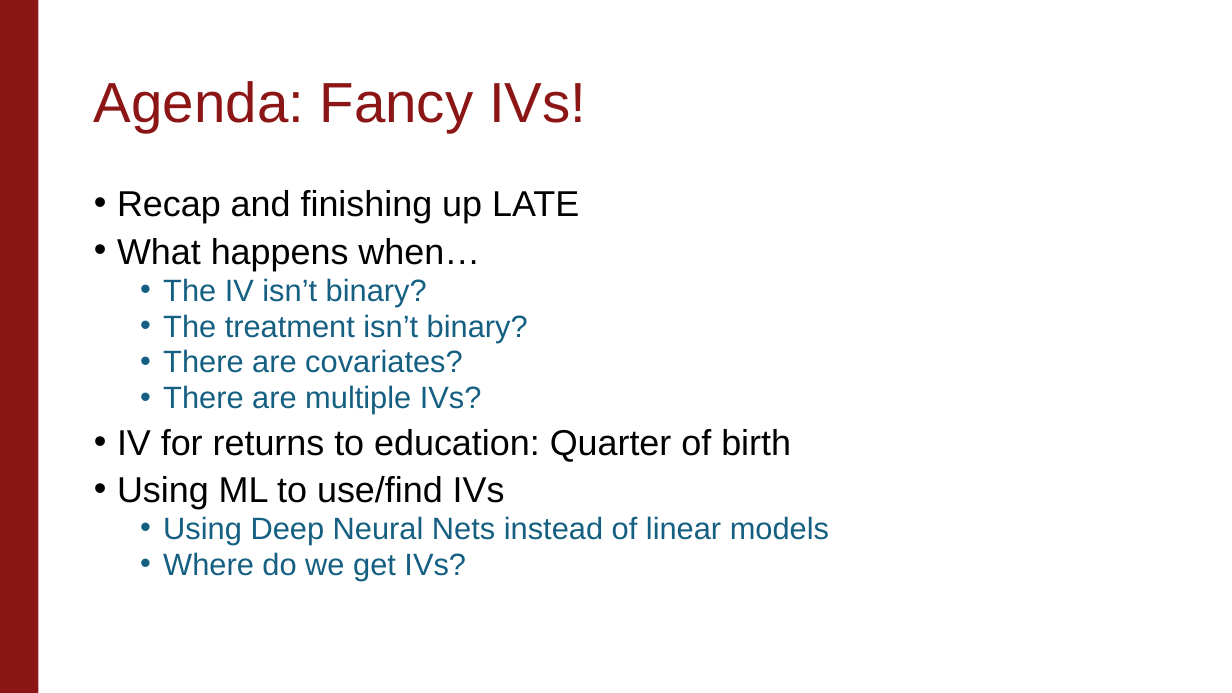
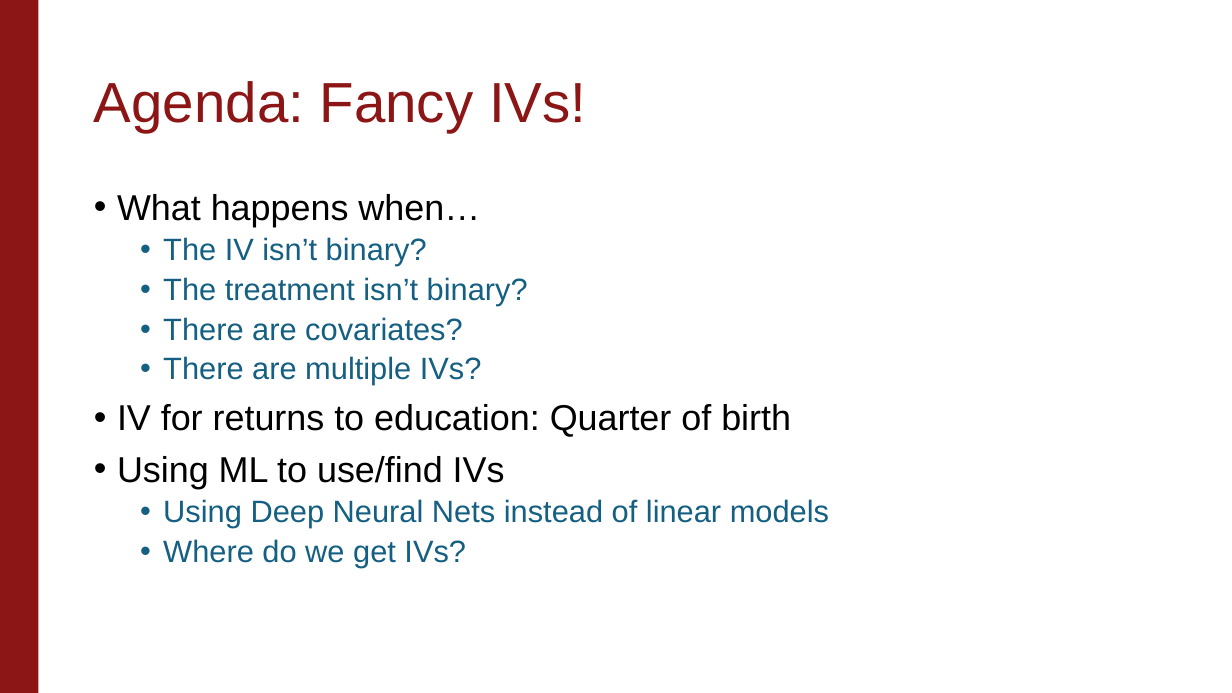
Before and after one commit to stanford-causal-inference-class/stanford-causal-inference-class.github.io, a slide deck: slide 3 of materials/lecture-slides/Unit3_Lecture3.pptx. Drawn at 1232x693 pixels with LibreOffice and Linux fonts; fonts in the diff are those of the drawing; background and template pictures are left out. Boxes give left, top, right and bottom in pixels: in the first picture for what was removed or moved away, otherwise in the second. Text is boxed around its words. In the diff, an @@ line names an element or a change of style, - is before the commit and + after.

```diff
--- a/materials/lecture-slides/Unit3_Lecture3.pptx
+++ b/materials/lecture-slides/Unit3_Lecture3.pptx
@@ text "What happens when…" at (117, 194, 829, 568): line spacing 0.8 to 0.9 @@
@@ text at (117, 190, 579, 223): paragraph removed @@
-• Recap and finishing up LATE
```
Also in this commit, not shown: 10 slides removed, 1 other file.
